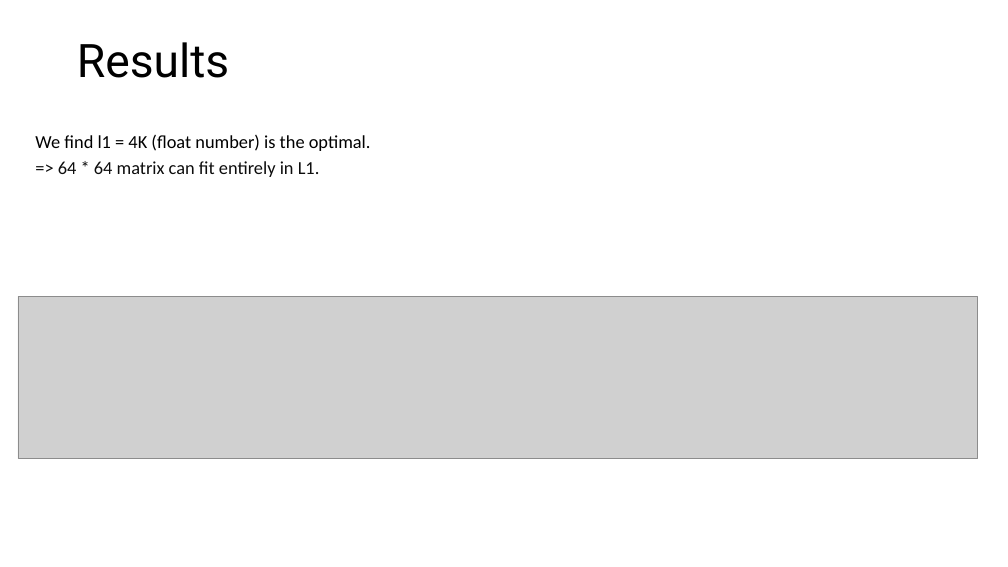
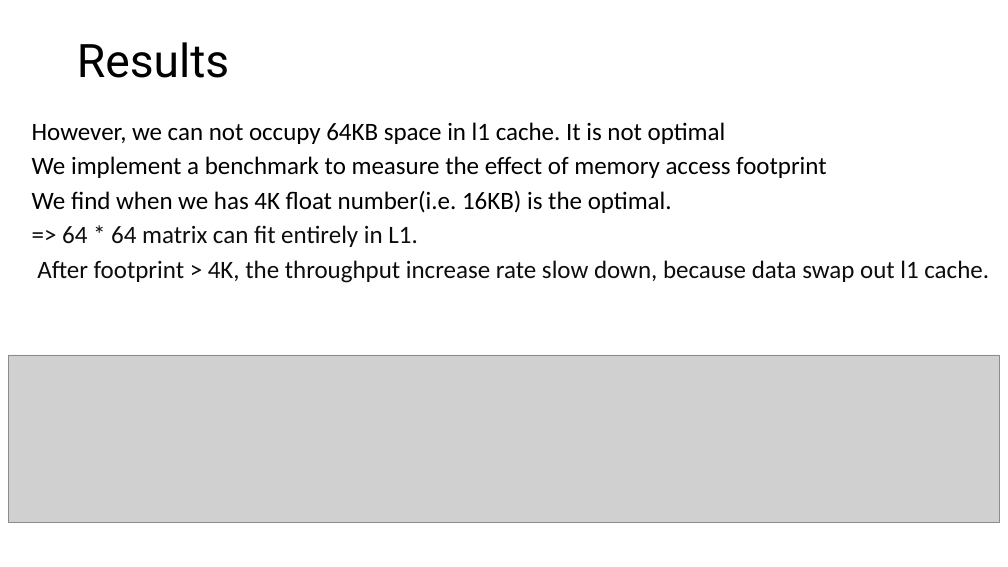
Before and after one commit to LukeLIN-web/CS345, a slide deck: slide 9 of project/midterm.pptx (slide 6 before the commit). Drawn at 1008x567 pixels with LibreOffice and Linux fonts; fonts in the diff are those of the drawing; grey boxes stand for pictures. Boxes give left, top, right and bottom in pixels: in the first picture for what was removed or moved away, otherwise in the second. Text is boxed around its words. In the diff, an @@ line names an element or a change of style, - is before the commit and + after.

```diff
--- a/project/midterm.pptx
+++ b/project/midterm.pptx
@@ text "However, we can not occupy ...": place and size @@
-text "However, we can not occupy ..." at (35, 135, 371, 177)
+text "However, we can not occupy ..." at (32, 122, 989, 283)
@@ text at (32, 122, 826, 213): text changed; size 17.5 to 23.8 pt @@
-We find l1 = 4K (float number) is the optimal.
+However, we can not occupy 64KB space in l1 cache. It is not optimal
+We implement a benchmark to measure the effect of memory access footprint
+We find when we has 4K float number(i.e. 16KB) is the optimal.
@@ text at (62, 225, 417, 247): size 17.5 to 23.8 pt in "=> 64 * 64 matrix can fit ..."; line spacing 0.7 to 0.8 @@
@@ text at (37, 260, 989, 283): paragraph added @@
+After footprint > 4K, the throughput increase rate slow down, because data swap out l1 cache.
@@ picture: place and size @@
-picture at (18, 296, 978, 459)
+picture at (8, 355, 1000, 523)
```
Also in this commit, not shown: 6 other slides changed, 7 slides added, 1 slide removed, 2 other files.
